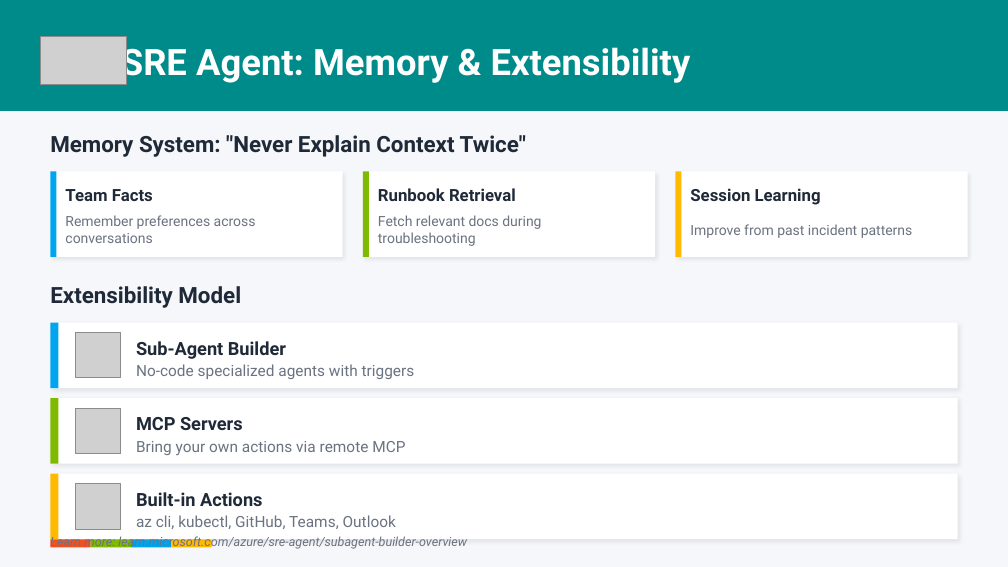
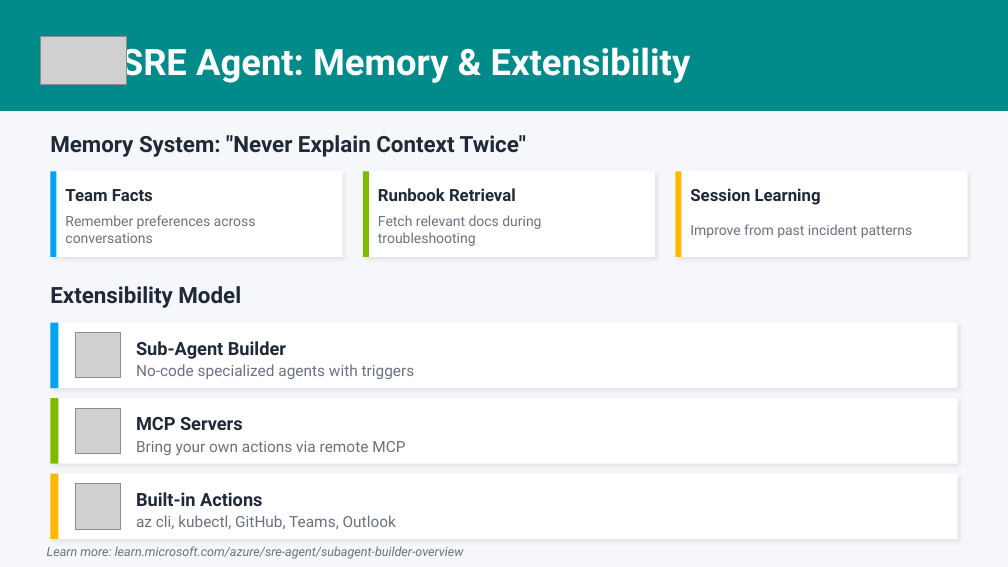
Before and after one commit to JinLee794/AgentFrameworkLabs, a slide deck: slide 17 of agent-framework-workshop.pptx (slide 14 before the commit). Drawn at 1008x567 pixels with LibreOffice and Linux fonts; fonts in the diff are those of the drawing; grey boxes stand for pictures. Boxes give left, top, right and bottom in pixels: in the first picture for what was removed or moved away, otherwise in the second. Text is boxed around its words. In the diff, an @@ line names an element or a change of style, - is before the commit and + after.

Commit message:
Add README and enhance agent framework with new features
- Created README.md for project overview and lab instructions.
- Updated agui_server.py to improve environment variable handling and agent registration.
- Added new _agui_server.py and _main.py files for enhanced server functionality.
- Introduced agui_client.py for AG-UI client with tool event handling.
- Enhanced lab1-agent-basics.ipynb with execution outputs and examples.
- Implemented middleware for logging and security in agent execution.
- Added support for thread serialization and memory persistence in agent conversations.

```diff
--- a/agent-framework-workshop.pptx
+++ b/agent-framework-workshop.pptx
@@ text "Learn more: learn.microsoft.com/azure/sre-agent/subagent-bui ...": place and size @@
-text "Learn more: learn.microsoft.com/azure/sre-agent/subagent-bui ..." at (50,535,467,551)
+text "Learn more: learn.microsoft.com/azure/sre-agent/subagent-bui ..." at (47,546,464,559)
@@ rectangle removed at (50,539,91,547) @@
@@ rectangle removed at (91,539,131,547) @@
@@ rectangle removed at (131,539,171,547) @@
@@ rectangle removed at (171,539,212,547) @@
```
Also in this commit, not shown: 3 other slides changed, 3 slides added, 6 other files.
